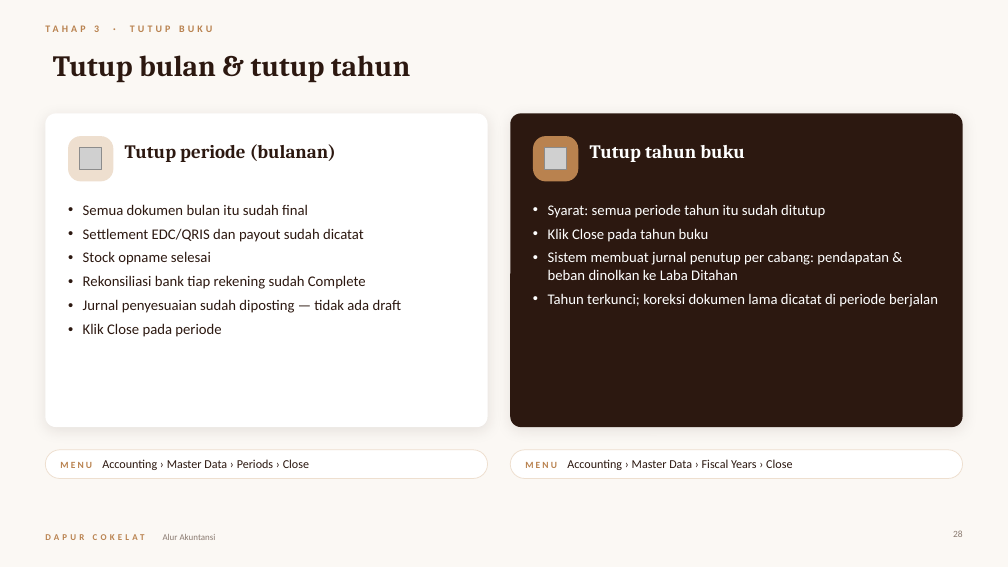
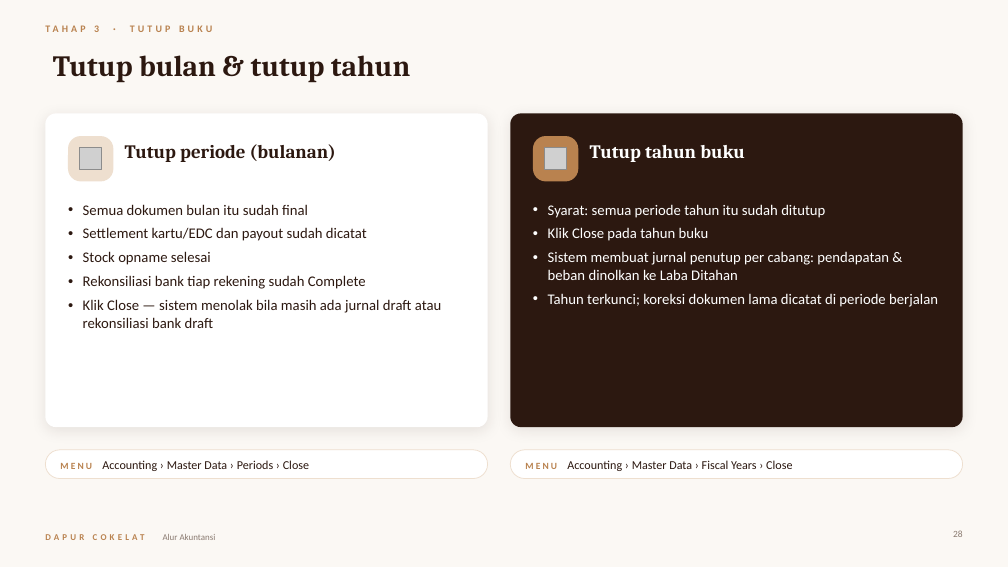
Before and after one commit to poedihippo/restopia-web, a slide deck: slide 28 of docs/Alur-Akuntansi-Dapur-Cokelat.pptx. Drawn at 1008x567 pixels with LibreOffice and Linux fonts; fonts in the diff are those of the drawing; grey boxes stand for pictures. Boxes give left, top, right and bottom in pixels: in the first picture for what was removed or moved away, otherwise in the second. Text is boxed around its words. In the diff, an @@ line names an element or a change of style, - is before the commit and + after.

```diff
--- a/docs/Alur-Akuntansi-Dapur-Cokelat.pptx
+++ b/docs/Alur-Akuntansi-Dapur-Cokelat.pptx
@@ text at bbox=[83, 227, 367, 241]: text changed @@
-• Settlement EDC/QRIS dan payout sudah dicatat
+• Settlement kartu/EDC dan payout sudah dicatat
@@ text at bbox=[83, 299, 441, 328]: text changed @@
-• Jurnal penyesuaian sudah diposting — tidak ada draft
-• Klik Close pada periode
+• Klik Close — sistem menolak bila masih ada jurnal draft atau rekonsiliasi bank draft
```
Also in this commit, not shown: 24 other slides changed, 1 other file.
